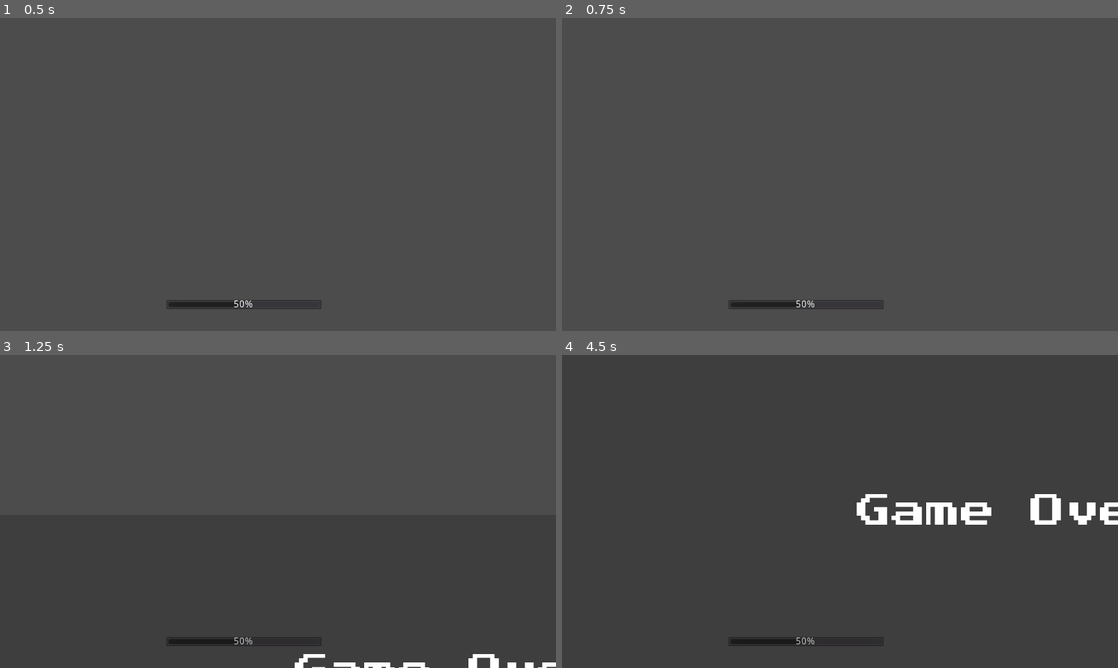
Above: before the commit, frames 1-4 (two rows, left to right).
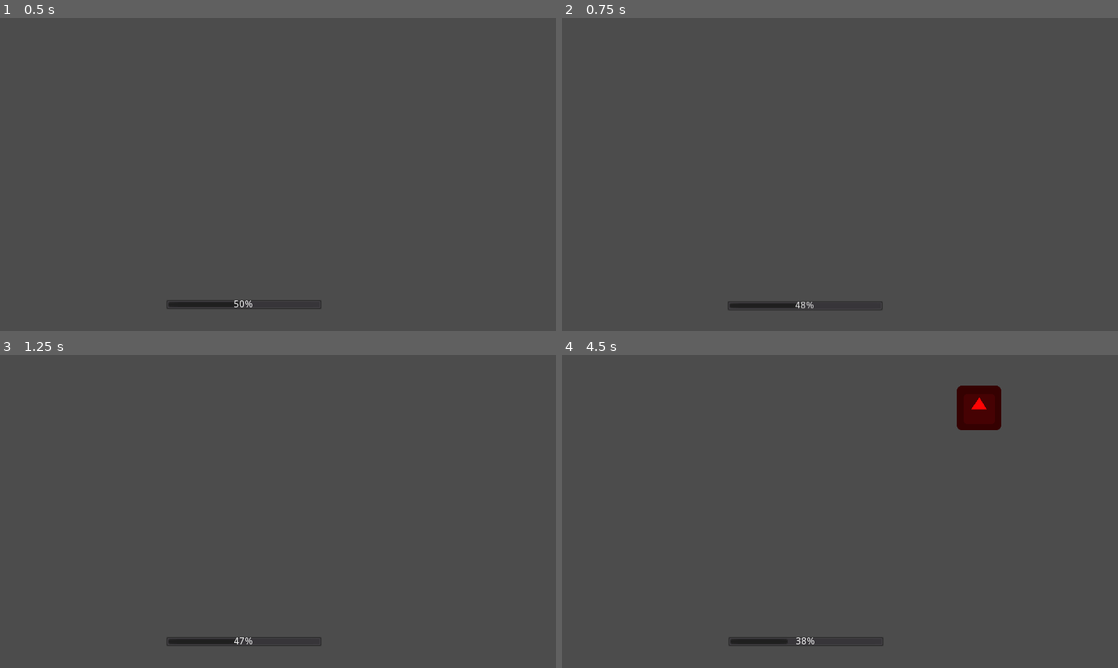
Above: after the commit, the same moments.

Repository: devlhm/BrackeysJam2021
Game: Godot game, scene res://Scenes/MainScene.tscn
Two runs of this game, one before a commit and one after it. Both use one fixed random seed, a clock stepped at 60 frames per second and the inputs below. The engine's default icon, where the game draws it, is replaced by a stand-in: a white triangle on a blue panel in a dark square. Sound files missing from this copy of the repository are replaced by a short silence.
Inputs (mouse positions are in pixels of both pictures, inside the frame that each line leads up to):
- Up to frame 1 (0.5 s): no input
- Up to frame 2 (0.75 s): tap Enter at 0.5 s; move the mouse to (962, 158) at 0.52 s; hold Right (right) from 0.53 s (still down); tap Keypad Enter (start) at 0.6 s; click (962, 158) at 0.67 s
- Up to frame 3 (1.25 s): keep holding Right (right)
- Up to frame 4 (4.5 s): release Right (right) at 1.25 s; drag from (728, 527) to (812, 574) at 1.27 s; tap Keypad Enter (start) at 2, 2.1, 3.6 s; move the mouse to (895, 442) at 2.02 s; hold Right (right) 2.03-2.75 s; drag from (812, 574) to (673, 464) at 2.77 s; move the mouse to (1006, 558) at 3.52 s; hold Left (left) 3.53-4.25 s; drag from (673, 464) to (756, 433) at 4.27 s

Frame 1 is identical in both runs. In frame 2, 0.2% of the frame differs, in the area x 29-58%, y 90-94%; in frame 3, 0.6%; in frame 4, 3.1%, in the area x 40-100%, y 9-93%.

Commit message:
fixed insta-death

Diff:
--- a/Scripts/Rythm.gd
+++ b/Scripts/Rythm.gd
@@ -146,7 +146,7 @@
 
 
 func update_hp_bar():
-	hp = clamp(hp, hp_bar.min_value, hp_bar.min_value)
+	hp = clamp(hp, hp_bar.min_value, hp_bar.max_value)
 	bar_tween.interpolate_property(hp_bar, "value", hp_bar.value, hp, .5, Tween.EASE_OUT)
 	bar_tween.start()
 
